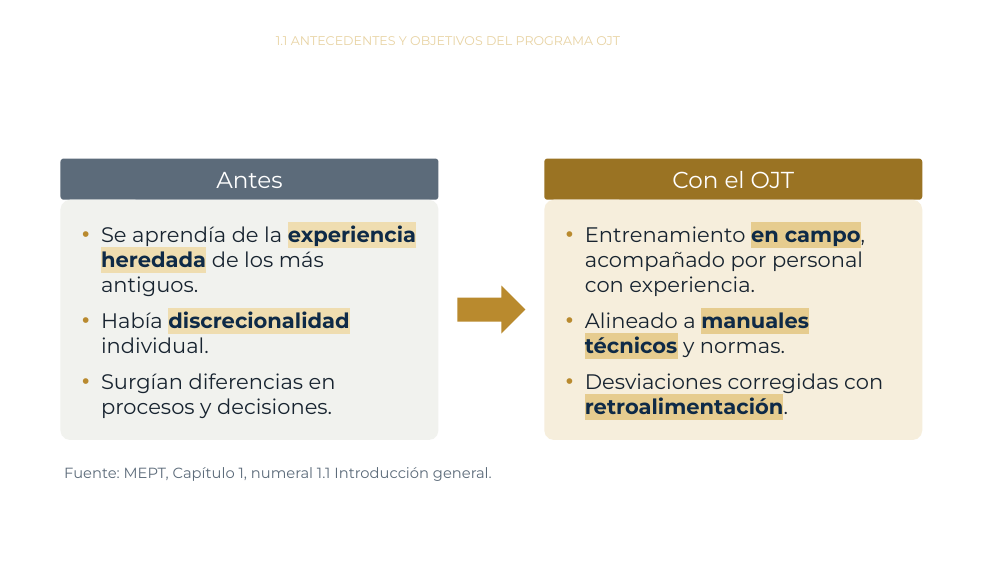
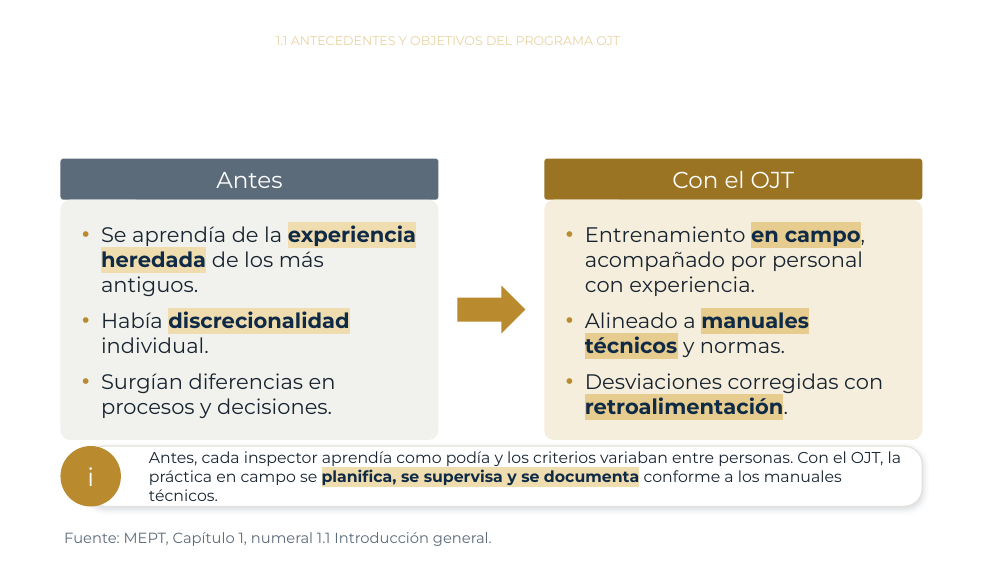
Before and after one commit to jmfigueroah01-creator/Curso-MEPT-OJT, a slide deck: slide 3 of modulo1.pptx. Drawn at 1008x567 pixels with LibreOffice and Linux fonts; fonts in the diff are those of the drawing; background and template pictures are left out. Boxes give left, top, right and bottom in pixels: in the first picture for what was removed or moved away, otherwise in the second. Text is boxed around its words. In the diff, an @@ line names an element or a change of style, - is before the commit and + after.

```diff
--- a/modulo1.pptx
+++ b/modulo1.pptx
@@ ellipse added at bbox=[60, 446, 121, 507], fill #B98A2E, 24 pt, text #FFFFFF @@
+i
@@ rounded rectangle added at bbox=[87, 446, 923, 507], fill #FFFFFF, outline #E4E2DA 1.25 pt, 15 pt, text #182430 @@
+Antes, cada inspector aprendía como podía y los criterios variaban entre personas. Con el OJT, la práctica en campo se planifica, se supervisa y se documenta conforme a los manuales técnicos.
@@ text "Fuente: MEPT, Capítulo 1, numeral ...": place and size @@
-text "Fuente: MEPT, Capítulo 1, numeral ..." at bbox=[64, 467, 492, 481]
+text "Fuente: MEPT, Capítulo 1, numeral ..." at bbox=[64, 532, 492, 546]
```
Also in this commit, not shown: 13 other slides changed, 1 other file.
